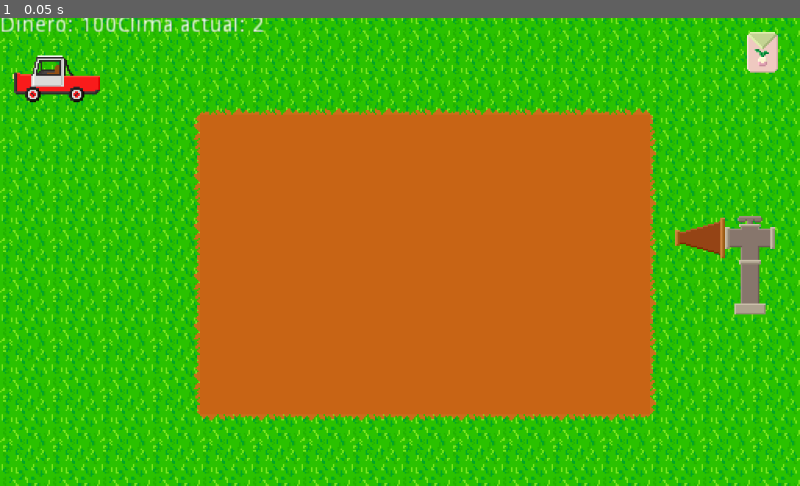
Above: before the commit, frame 1.
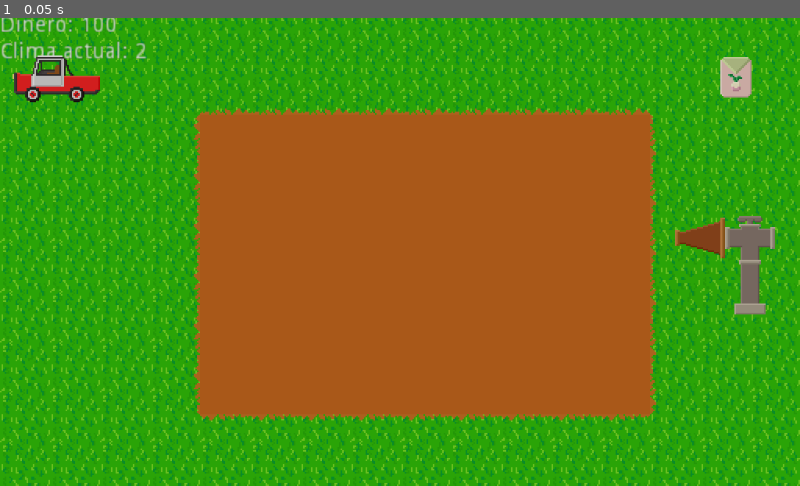
Above: after the commit, the same moment.

Repository: CudrisMartin/Proyecto_cebollas
Game: Godot game, scene res://Mundo.tscn
Two runs of this game, one before a commit and one after it. Both use one fixed random seed, a clock stepped at 60 frames per second and the inputs below. The project has no main scene, so this scene is started directly.
Inputs:
- Up to frame 1 (0.05 s): no input

The runs differ from the first frame. In frame 1, 95% of the frame differs, in the area x 0-100%, y 0-100%.

Commit message:
Finalización clima
-Clima reparado, múltiples cambios en poco tiempo.
-Visualización del clima en tiempo real

Diff:
--- a/Proyecto_cebolla_GD/Mundo.tscn
+++ b/Proyecto_cebolla_GD/Mundo.tscn
@@ -9,6 +9,40 @@
 [ext_resource path="res://Objetos/Carro.tscn" type="PackedScene" id=7]
 [ext_resource path="res://Nodos/Clima.tscn" type="PackedScene" id=8]
 
+[sub_resource type="Gradient" id=2]
+offsets = PoolRealArray( 0, 0.988235, 1 )
+colors = PoolColorArray( 1, 1, 1, 1, 0.0305176, 0.976563, 0.95439, 1, 0.75, 0.988281, 1, 1 )
+
+[sub_resource type="GradientTexture" id=3]
+gradient = SubResource( 2 )
+width = 30
+
+[sub_resource type="ParticlesMaterial" id=4]
+render_priority = 5
+emission_shape = 2
+emission_box_extents = Vector3( 250, 4, 1 )
+flag_disable_z = true
+direction = Vector3( 1, 1, 0 )
+spread = 97.69
+flatness = 0.21
+gravity = Vector3( 0, 98, 0 )
+initial_velocity = -10.0
+initial_velocity_random = 0.38
+angular_velocity = -21.82
+angular_velocity_random = 0.23
+orbit_velocity = 0.0
+orbit_velocity_random = 0.0
+linear_accel = 1.0
+linear_accel_random = 0.32
+radial_accel = 10.0
+tangential_accel = 5.0
+damping = 12.12
+damping_random = 0.26
+scale = 4.0
+scale_random = 0.5
+color = Color( 0, 0.866667, 1, 1 )
+color_ramp = SubResource( 3 )
+
 [node name="Mundo" type="Node2D"]
 script = ExtResource( 6 )
 
@@ -188,7 +222,7 @@
 position = Vector2( 400, 240 )
 
 [node name="Semilla_ceb" parent="." instance=ExtResource( 2 )]
-position = Vector2( 488, 24 )
+position = Vector2( 471, 40 )
 
 [node name="Camera2D" type="Camera2D" parent="."]
 position = Vector2( 256, 152 )
@@ -211,3 +245,18 @@
 position = Vector2( 40, 40 )
 
 [node name="Clima" parent="." instance=ExtResource( 8 )]
+
+[node name="ColorRect" type="ColorRect" parent="."]
+margin_right = 512.0
+margin_bottom = 302.0
+mouse_filter = 2
+input_pass_on_modal_close_click = false
+color = Color( 0.164706, 0.152941, 0.152941, 0.196078 )
+
+[node name="Lluvia" type="Particles2D" parent="."]
+position = Vector2( 256, 0 )
+amount = 400
+lifetime = 10.0
+randomness = 0.74
+visibility_rect = Rect2( -256, -100, 512, 200 )
+process_material = SubResource( 4 )
--- a/Proyecto_cebolla_GD/Nodos/Clima.tscn
+++ b/Proyecto_cebolla_GD/Nodos/Clima.tscn
@@ -8,4 +8,3 @@
 
 [node name="Reloj" parent="." instance=ExtResource( 1 )]
 horas_max = 12
-modo = 1
--- a/Proyecto_cebolla_GD/Objetos/Terreno.tscn
+++ b/Proyecto_cebolla_GD/Objetos/Terreno.tscn
@@ -15,7 +15,6 @@
 
 [node name="Reloj" parent="." instance=ExtResource( 2 )]
 horas_max = 12
-modo = 1
 
 [node name="Area2D" type="Area2D" parent="."]
 visible = false
--- a/Proyecto_cebolla_GD/Plantas/Cul_cebolla.tscn
+++ b/Proyecto_cebolla_GD/Plantas/Cul_cebolla.tscn
@@ -34,7 +34,7 @@
 frame = 6
 
 [node name="Reloj" parent="." instance=ExtResource( 2 )]
-horas_max = 10
+horas_max = 12
 modo = 1
 
 [node name="Label" type="Label" parent="."]
--- a/Proyecto_cebolla_GD/Scripts/Clima.gd
+++ b/Proyecto_cebolla_GD/Scripts/Clima.gd
@@ -12,8 +12,9 @@
 	clima_act = rng.randi_range(1,3)
 
 func _process(_delta):
-	print(re.horas)
 	if re.horas%3 == 0 and re.horas > 0:
-		if re.horas < 12 and re.segundos == 0:
-			clima_act = rng.randi_range(1,3)
-			emit_signal("clima_nuevo",clima_act)
+		if re.horas < 12:
+			if re.segundos == 0 and re.minutos == 0:
+				print("h: "+str(re.horas)+" m: "+str(re.minutos)+" s: "+str(re.segundos))
+				clima_act = rng.randi_range(1,3)
+				emit_signal("clima_nuevo",clima_act)
--- a/Proyecto_cebolla_GD/Scripts/Mundo.gd
+++ b/Proyecto_cebolla_GD/Scripts/Mundo.gd
@@ -1,12 +1,29 @@
 extends Node2D
 
 var clima_act = 2
+
+var climas = {
+	1: Color(1,
+			0.79,
+			0,
+			0.35),
+	2: Color(0,
+			0,
+			0,
+			0),
+	3: Color(0.16,
+			0.15,
+			0.15,
+			0.19)
+}
 
 func _ready():
 	$Clima.connect("clima_nuevo",self,"clima_nuevo")
 
 func _process(delta):
-	$Label.text = "Dinero: " + str(Dinero.dinero) +"Clima actual: "+str(clima_act)
+	$Label.text = "Dinero: " + str(Dinero.dinero) +"\nClima actual: "+str(clima_act)
+	$Lluvia.emitting = (clima_act == 3)
 
 func clima_nuevo(cl):
 	clima_act = cl
+	$ColorRect.color = climas[cl]
Not shown: 1 places in Proyecto_cebolla_GD/Mundo.tscn that only renumber resources
